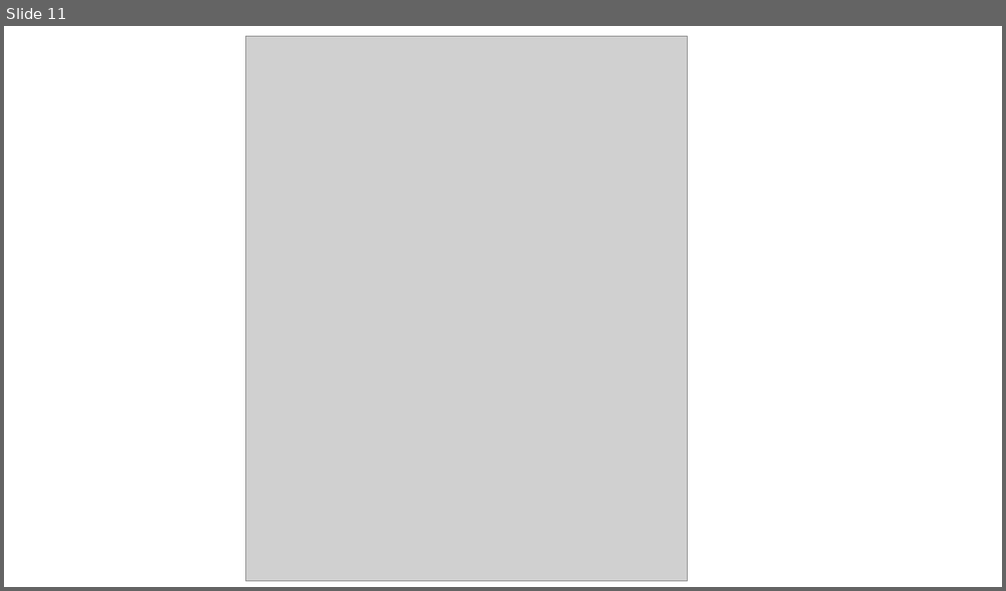
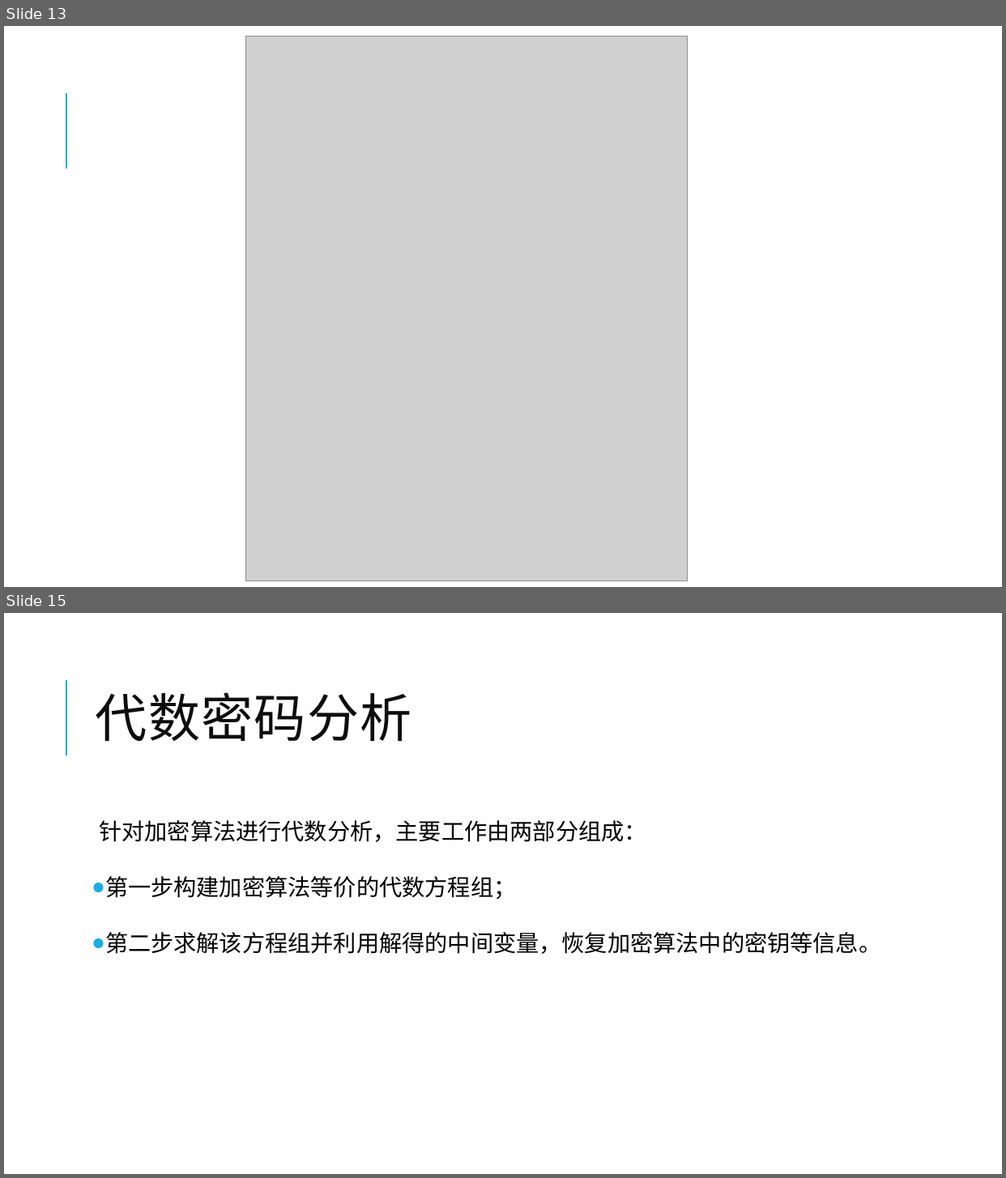
Before and after one commit to yberlin/hello-world, a slide deck: 数电/代数解析器与其密码学领域的应用.pptx. Shown one above the other, each under a label of ours: slide 11 before the commit, slides 13 and 15 after it; the slides between them are not shown. The pictures are 1006x591 and 1006x1178 pixels, drawn with LibreOffice and Linux fonts; fonts in the diff are those of the drawing; grey boxes stand for pictures. Boxes give left, top, right and bottom in pixels: in the first picture for what was removed or moved away, otherwise in the second. Text is boxed around its words. In the diff, an @@ line names an element or a change of style, - is before the commit and + after.

```diff
--- a/数电/代数解析器与其密码学领域的应用.pptx
+++ b/数电/代数解析器与其密码学领域的应用.pptx
@@ slide 15 added at [4,613,1002,1174], background #FFFFFF; not listed: 1 template element that a slide beside it also shows @@
@@ title added at [96,692,412,741], 50 pt, text #0D0D0D @@
+代数密码分析
@@ text added at [99,820,881,954], 22 pt, text #000000 @@
+  针对加密算法进行代数分析，主要工作由两部分组成：
+● 第一步构建加密算法等价的代数方程组；
+● 第二步求解该方程组并利用解得的中间变量，恢复加密算法中的密钥等信息。
@@ what was slide 11 is now slide 13 @@
@@ slide 13 changed as well @@
@@ line added from (66, 169) to (66, 93), #1CADE4 1.5 pt @@
```
Also in this commit, not shown: 10 other slides changed, 6 other slides added, 2 other files.
